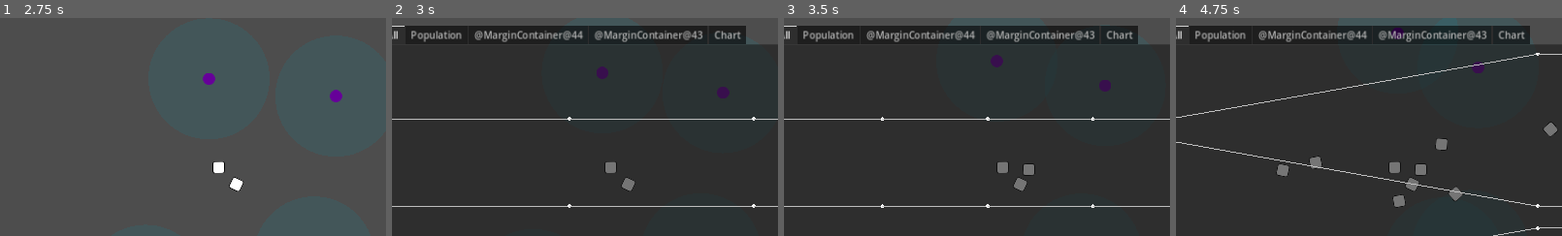
Above: before the commit, frames 1-4 (left to right).
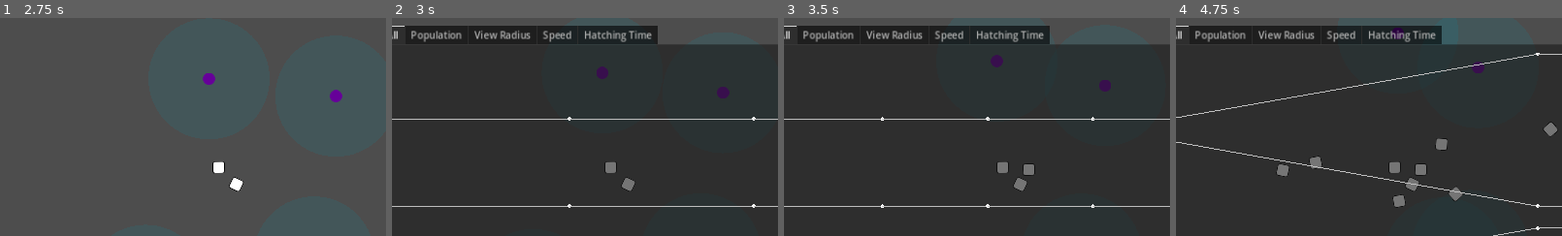
Above: after the commit, the same moments.

Repository: wivest/Natural-Selection
Game: Godot game, scene res://main.tscn
Two runs of this game, one before a commit and one after it. Both use one fixed random seed, a clock stepped at 60 frames per second and the inputs below.
Inputs:
- Up to frame 1 (2.75 s): click "Restart" at 0.5 s; click "Restart" at 1.25 s; click "Restart" at 2 s
- Up to frame 2 (3 s): click "Statistics" at 2.75 s
- Up to frame 3 (3.5 s): no input
- Up to frame 4 (4.75 s): click "Current" at 3.5 s; click "Clear" at 4.25 s
The pictures show only the part of the screen within x 3-53%, y 0-50%; the shares and areas given below are measured in that part.

Frame 1 is identical in both runs. In frame 2, 2.9% of the frame differs, in the area x 21-92%, y 3-12%; in frame 3, 2.9%; in frame 4, 3.0%.

Commit message:
fix: create readable tab names

Diff:
--- a/ui/tabs/statistics/gene_charts.gd
+++ b/ui/tabs/statistics/gene_charts.gd
@@ -12,7 +12,8 @@
 		var getter: GeneGetter = GeneGetter.new()
 		getter.gene_name = gene_name
 
+		chart.name = gene_name.capitalize()
 		chart.parameters = parameters
 		chart.getter = getter
 
-		add_sibling(chart)
+		add_sibling(chart, true)
